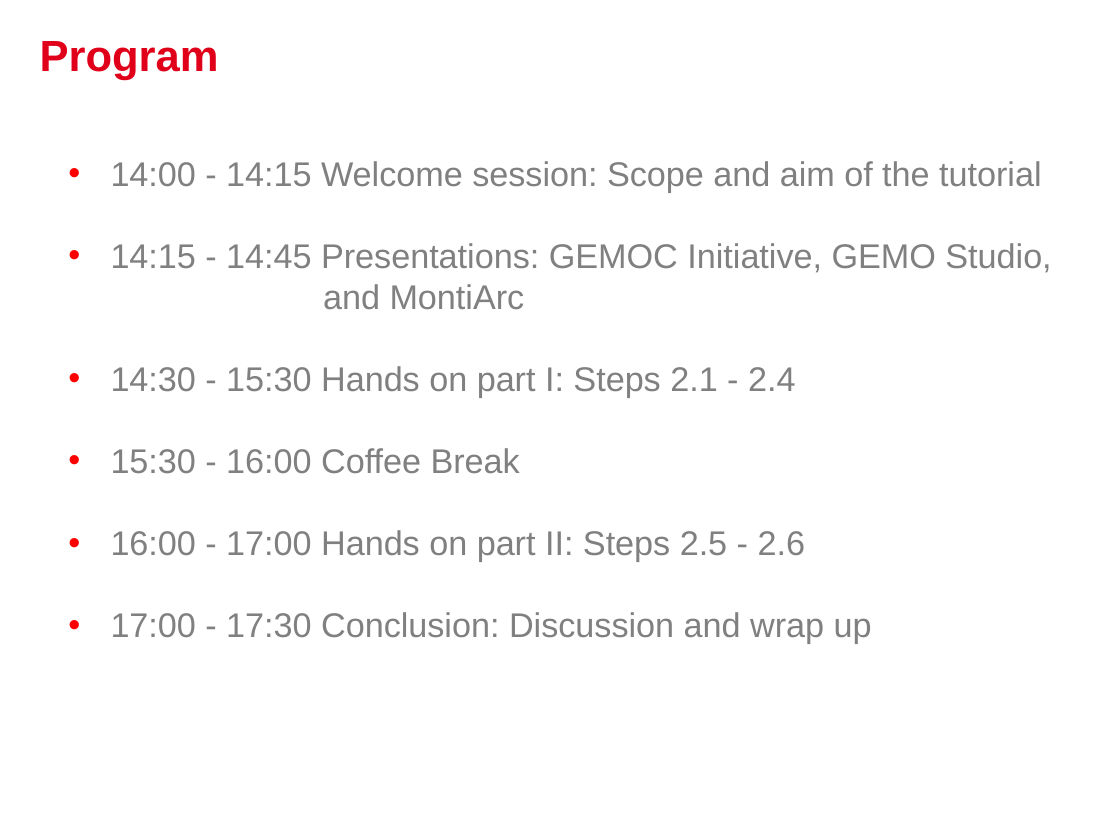
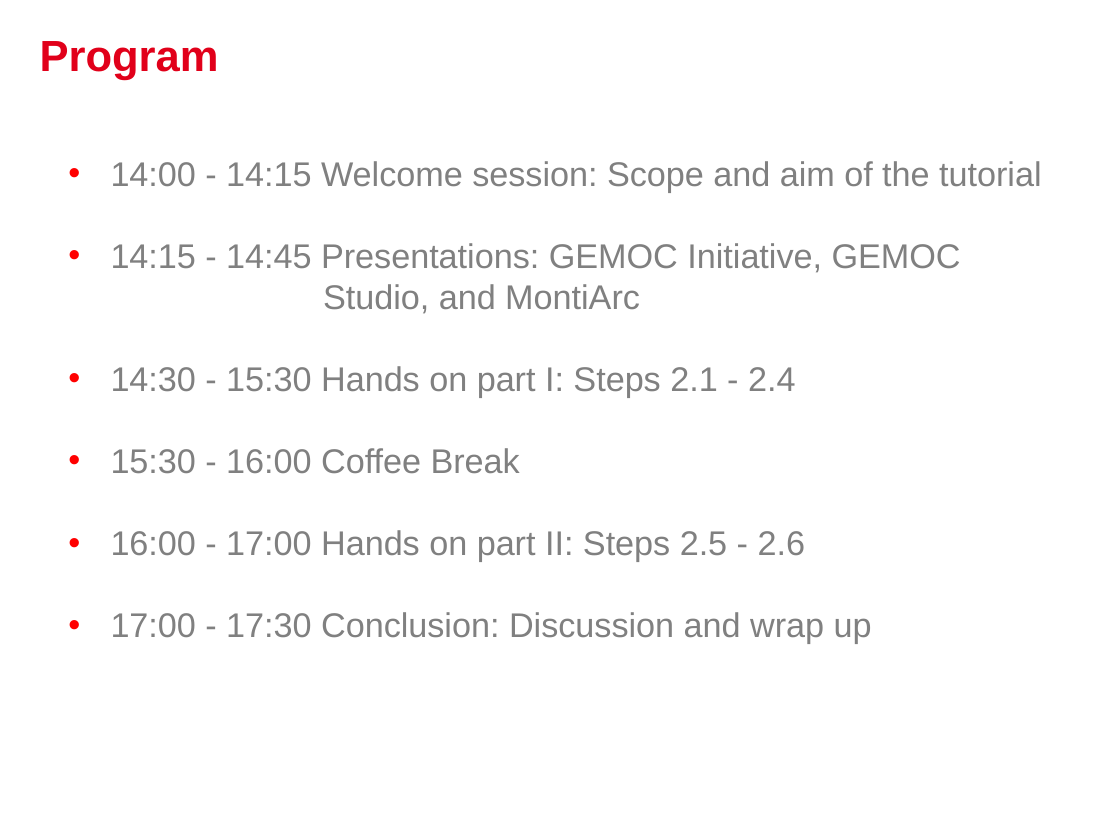
Before and after one commit to gemoc/ICSA2017Tutorial, a slide deck: slide 5 of slides/opening.pptx (slide 4 before the commit). Drawn at 1120x840 pixels with LibreOffice and Linux fonts; fonts in the diff are those of the drawing; background and template pictures are left out. Boxes give left, top, right and bottom in pixels: in the first picture for what was removed or moved away, otherwise in the second. Text is boxed around its words. In the diff, an @@ line names an element or a change of style, - is before the commit and + after.

```diff
--- a/slides/opening.pptx
+++ b/slides/opening.pptx
@@ text at (x1=111, y1=243, x2=961, y2=314): text changed @@
-• 14:15 - 14:45 Presentations: GEMOC Initiative, GEMO Studio,
-  and MontiArc
+• 14:15 - 14:45 Presentations: GEMOC Initiative, GEMOC
+  Studio, and MontiArc
```
Also in this commit, not shown: 3 other slides changed, 1 slide added, 1 other file.
